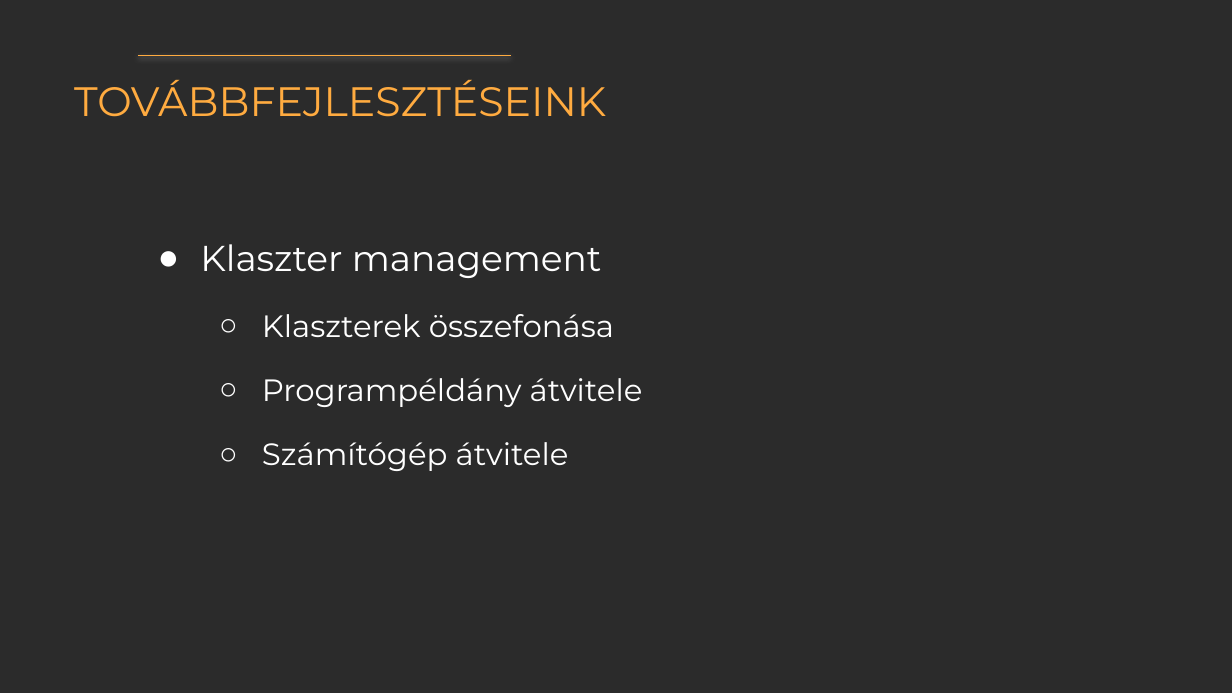
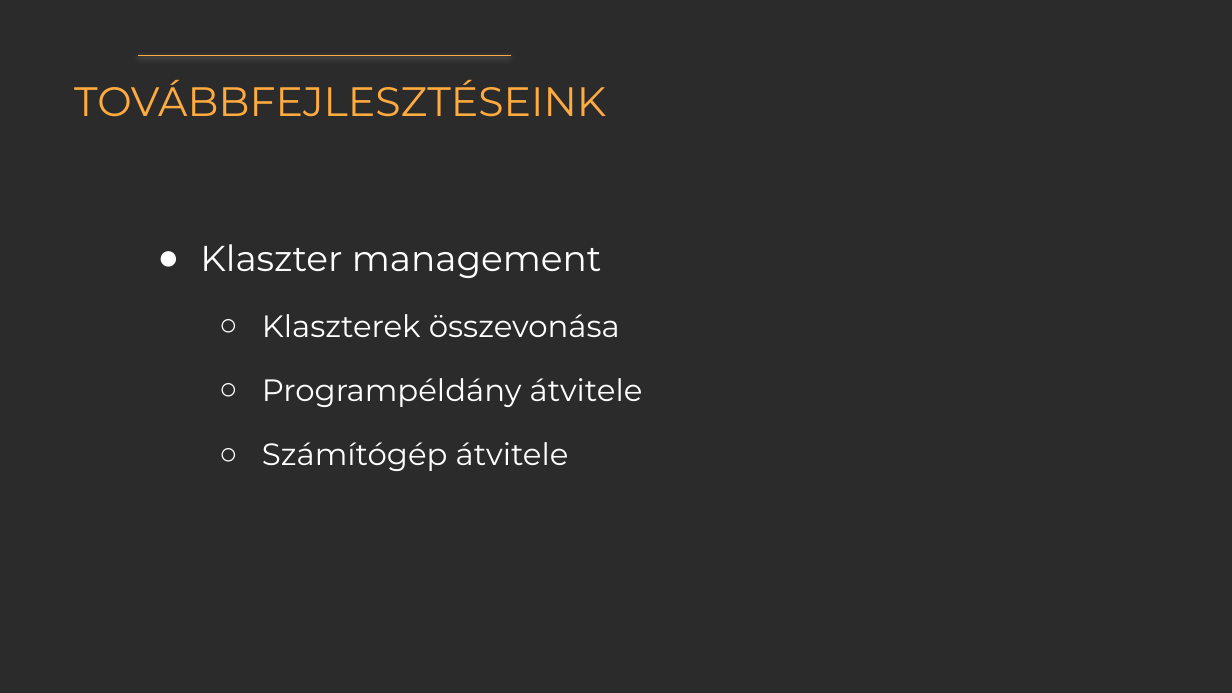
Before and after one commit to mskvszkyt/dusza-cluster, a slide deck: slide 4 of Presentation/Cluster – IDK++.pptx. Drawn at 1232x693 pixels with LibreOffice and Linux fonts; fonts in the diff are those of the drawing; background and template pictures are left out; a plain dark background stands for a picture behind light text. Boxes give left, top, right and bottom in pixels: in the first picture for what was removed or moved away, otherwise in the second. Text is boxed around its words. In the diff, an @@ line names an element or a change of style, - is before the commit and + after.

```diff
--- a/Presentation/Cluster – IDK++.pptx
+++ b/Presentation/Cluster – IDK++.pptx
@@ text at (262,314,620,337): text changed @@
-  ○ Klaszterek összefonása
+  ○ Klaszterek összevonása
```
Also in this commit, not shown: 2 other slides changed.
